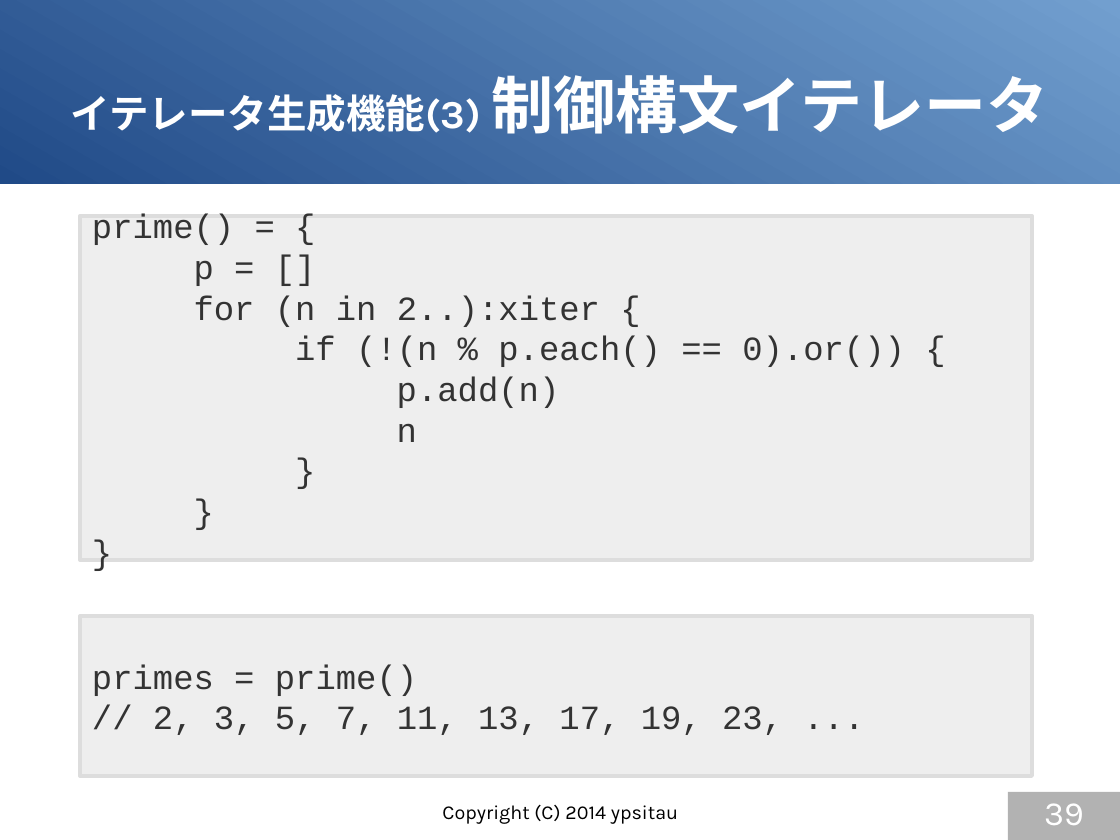
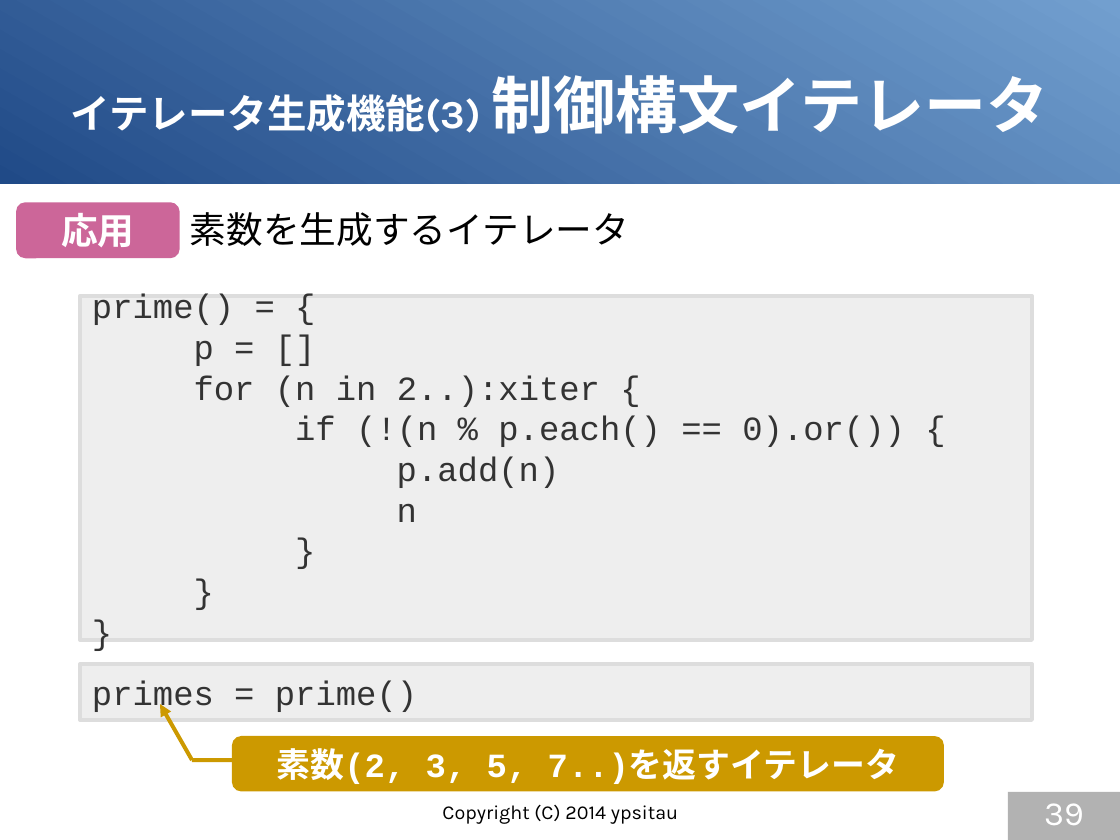
Before and after one commit to gura-lang/gura-doc, a slide deck: slide 39 of presentation/gura-introduction.odp. Drawn at 1120x840 pixels with LibreOffice and Linux fonts; fonts in the diff are those of the drawing. Boxes give left, top, right and bottom in pixels: in the first picture for what was removed or moved away, otherwise in the second. Text is boxed around its words. In the diff, an @@ line names an element or a change of style, - is before the commit and + after.

```diff
--- a/presentation/gura-introduction.odp
+++ b/presentation/gura-introduction.odp
@@ rounded rectangle added at bbox=[16, 202, 180, 258], fill #CC6699, 26 pt, text #FFFFFF, bold @@
+応用
@@ text added at bbox=[190, 212, 630, 246], 26 pt, text #000000 @@
+素数を生成するイテレータ
@@ rectangle "prime() = {": place and size @@
-rectangle "prime() = {" at bbox=[80, 216, 1033, 561]
+rectangle "prime() = {" at bbox=[80, 296, 1033, 640]
@@ rectangle "primes = prime()": place and size @@
-rectangle "primes = prime()" at bbox=[80, 616, 1033, 775]
+rectangle "primes = prime()" at bbox=[80, 665, 1033, 721]
@@ text in rectangle at bbox=[153, 706, 783, 735]: paragraph removed @@
-// 2, 3, 5, 7, 11, 13, 17, 19, 23, ...
@@ arrow added from (192, 760) to (160, 704), #CC9900 2.83 pt @@
@@ rounded rectangle added at bbox=[232, 736, 944, 792], fill #CC9900, 24 pt, text #FFFFFF, bold @@
+素数(2, 3, 5, 7..)を返すイテレータ
@@ line added from (192, 760) to (236, 760), #CC9900 2.83 pt @@
```
Also in this commit, not shown: 13 other slides changed.
